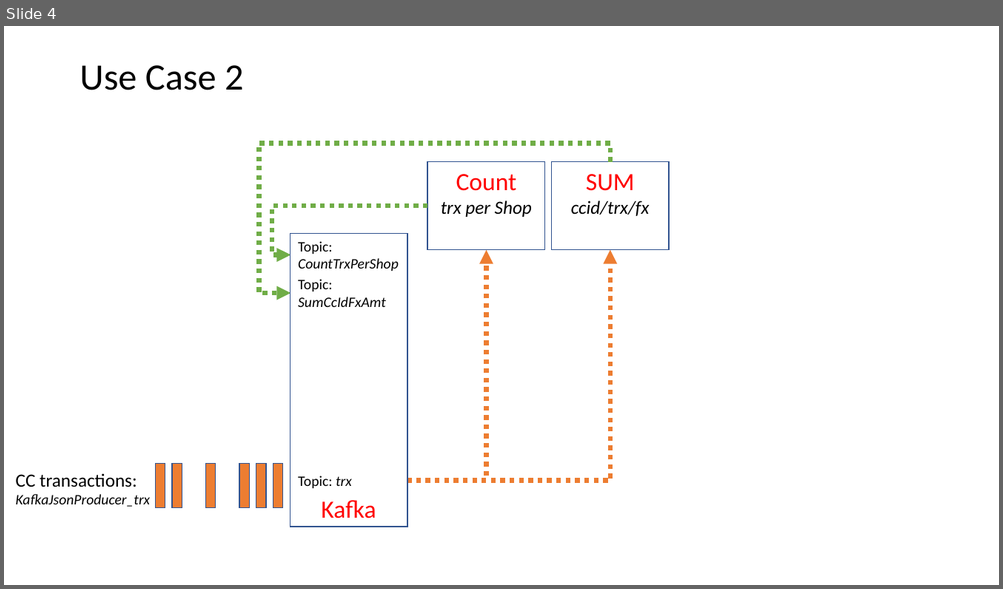
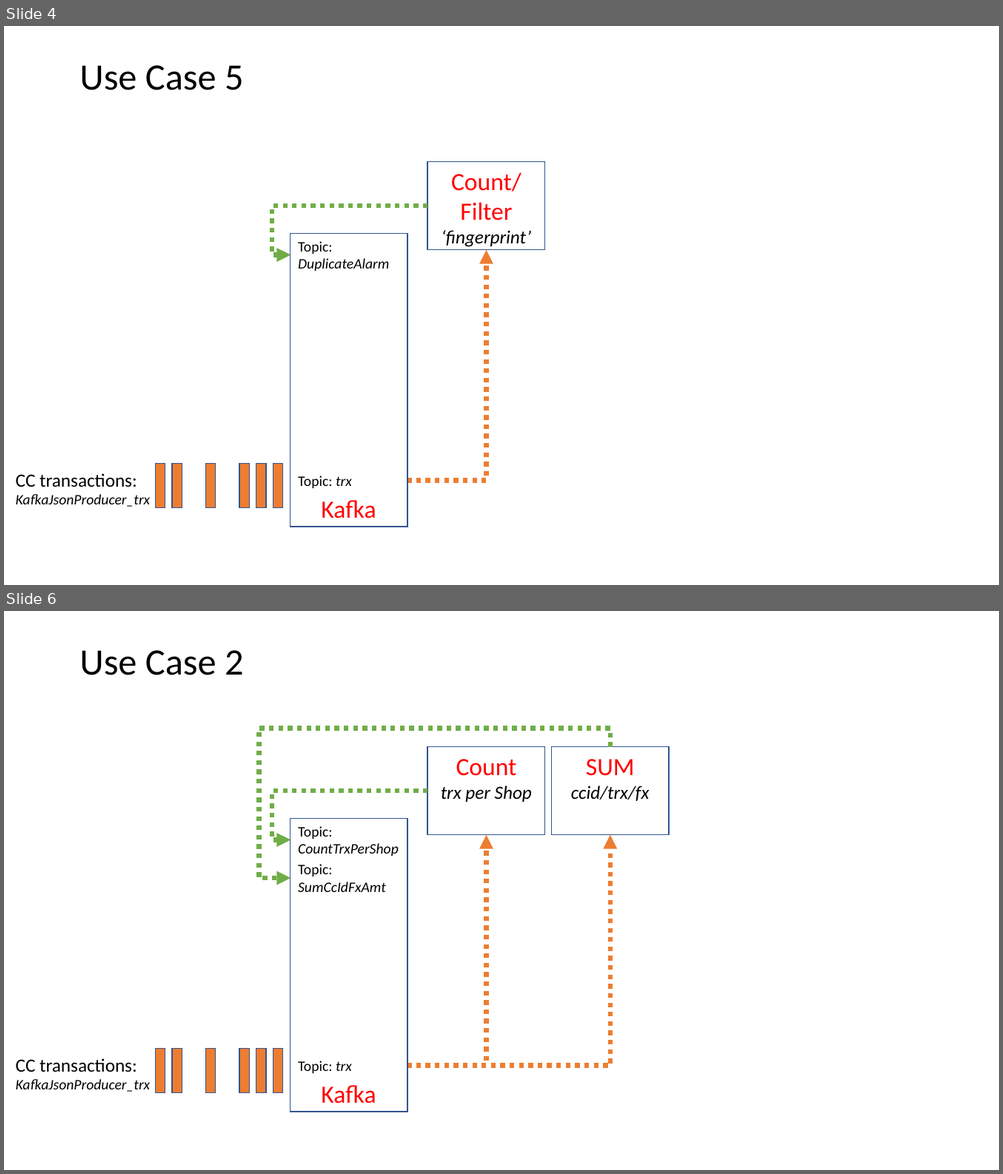
Before and after one commit to tspannhw/Streaming, a slide deck: Images/Presentation1.pptx. Shown one above the other, each under a label of ours: slide 4 before the commit, slides 4 and 6 after it; the slides between them are not shown. The pictures are 1003x589 and 1003x1174 pixels, drawn with LibreOffice and Linux fonts; fonts in the diff are those of the drawing. Boxes give left, top, right and bottom in pixels: in the first picture for what was removed or moved away, otherwise in the second. Text is boxed around its words. In the diff, an @@ line names an element or a change of style, - is before the commit and + after.

Commit message:
add use case 5 - duplicate cc transaction alert update readme

```diff
--- a/Images/Presentation1.pptx
+++ b/Images/Presentation1.pptx
@@ slide 4 added at (x1=4, y1=26, x2=999, y2=585), background #FFFFFF @@
@@ title added at (x1=79, y1=65, x2=244, y2=90), 36 pt, text #000000 @@
+Use Case 5
@@ rectangle added at (x1=428, y1=162, x2=545, y2=249), fill #FFFFFF, outline #325491 1 pt, 18 pt, text #000000, italic @@
+Count/
+Filter
+‘fingerprint’
@@ elbow arrow added from (428, 206) to (290, 255), #70AD47 4.5 pt dashed @@
@@ rectangle added at (x1=290, y1=234, x2=407, y2=528), fill #FFFFFF, outline #325491 1 pt, 24 pt, text #FF0000 @@
+Kafka
@@ text added at (x1=298, y1=241, x2=389, y2=271), 14 pt, text #000000, italic @@
+Topic:
+DuplicateAlarm
@@ elbow arrow added from (360, 481) to (486, 249), #ED7D31 4.5 pt dashed @@
@@ rectangle added at (x1=156, y1=464, x2=165, y2=508), fill #ED7D31, outline #325491 1 pt @@
@@ rectangle added at (x1=172, y1=464, x2=182, y2=508), fill #ED7D31, outline #325491 1 pt @@
@@ rectangle added at (x1=205, y1=464, x2=215, y2=508), fill #ED7D31, outline #325491 1 pt @@
@@ rectangle added at (x1=239, y1=464, x2=249, y2=508), fill #ED7D31, outline #325491 1 pt @@
@@ rectangle added at (x1=256, y1=464, x2=266, y2=508), fill #ED7D31, outline #325491 1 pt @@
@@ rectangle added at (x1=273, y1=464, x2=283, y2=508), fill #ED7D31, outline #325491 1 pt @@
@@ text added at (x1=16, y1=474, x2=151, y2=507), 14 pt, text #000000, italic @@
+CC transactions:
+KafkaJsonProducer_trx
@@ text added at (x1=298, y1=476, x2=352, y2=488), 14 pt, text #000000 @@
+Topic: trx
@@ what was slide 4 is now slide 6 @@
```
Also in this commit, not shown: 4 slides changed, 2 other slides added, 15 other files.
